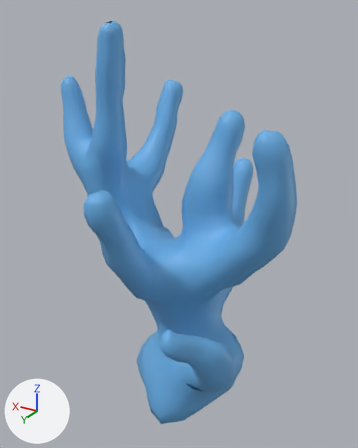
An edit to the FBX model AfterlifeProject/Assets/Envionment assets/Area1/Coral/Area1.Coral1.fbx, drawn before and after from the same camera.
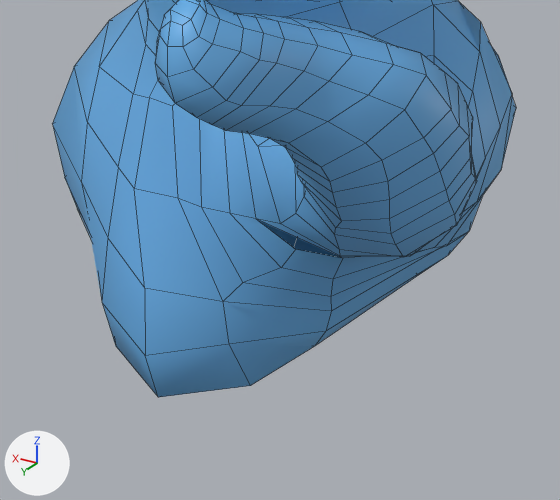
Each version appears first whole from a 50 mm lens placed at (-3.15, 5.28, 5.49), pointed at (0.12, -0.17, 2.76), and next in a close-up on the part from 35% to 71% of the width and 74% to 100% of the height. The axes (+X, +Y, +Z) are drawn at lower left. The lights are the same throughout. The close-ups show mesh edges as thin lines.

Objects in the first close-up: 'Coral01'.
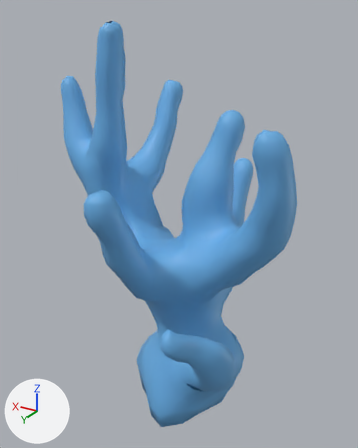
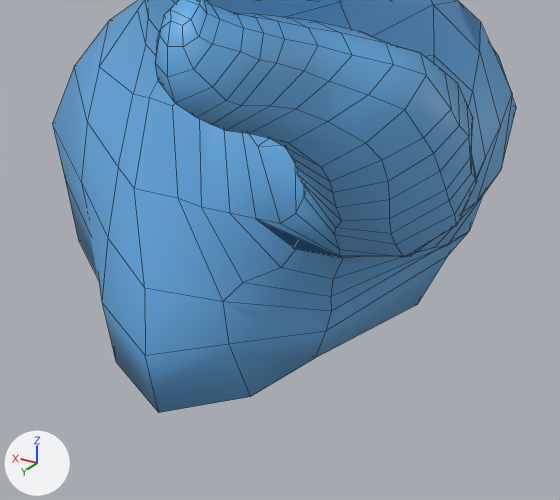
The newer file is also turned or shifted as a whole; pictures and numbers use the older file's frame.

Diff of the bpy script that builds the scene:
```diff
--- a/AfterlifeProject/Assets/Envionment assets/Area1/Coral/Area1.Coral1.fbx.py
+++ b/AfterlifeProject/Assets/Envionment assets/Area1/Coral/Area1.Coral1.fbx.py
@@ me_plane @@
 # used by ob_coral01; location = (0.0, 0.0, 0.0)
-me_plane.from_pydata(...)  # 1389 vertices, 1385 faces; spans x -1.69..1.86, y -1.81..1.63, z -0.26..5.38
+me_plane.from_pydata(...)  # 1389 vertices, 1385 faces; spans x -1.69..1.86, y -1.81..1.63, z -0.13..5.38
+# me_plane part 1: 23 of the vertices in x -0.61..0.65, y -0.51..0.67, z -0.26..0.02 are scaled about their middle by (1, 1, -0.0113), then moved by (0.0, 0.0, -0.01)
 me_plane.materials.append(mat_area1_coral1_base)
```

What differs and where, as boxes [x1, y1, x2, y2] in the close-ups (560 x 500 px; the box of a moved part takes in the faces that stretch with it):
'Coral01', reshaped
    before: [53, 0, 516, 397]
    after: [53, 0, 516, 412]
part 1 of me_plane, moved or reshaped
    before: [65, 179, 444, 397]
    after: [65, 179, 447, 412]
